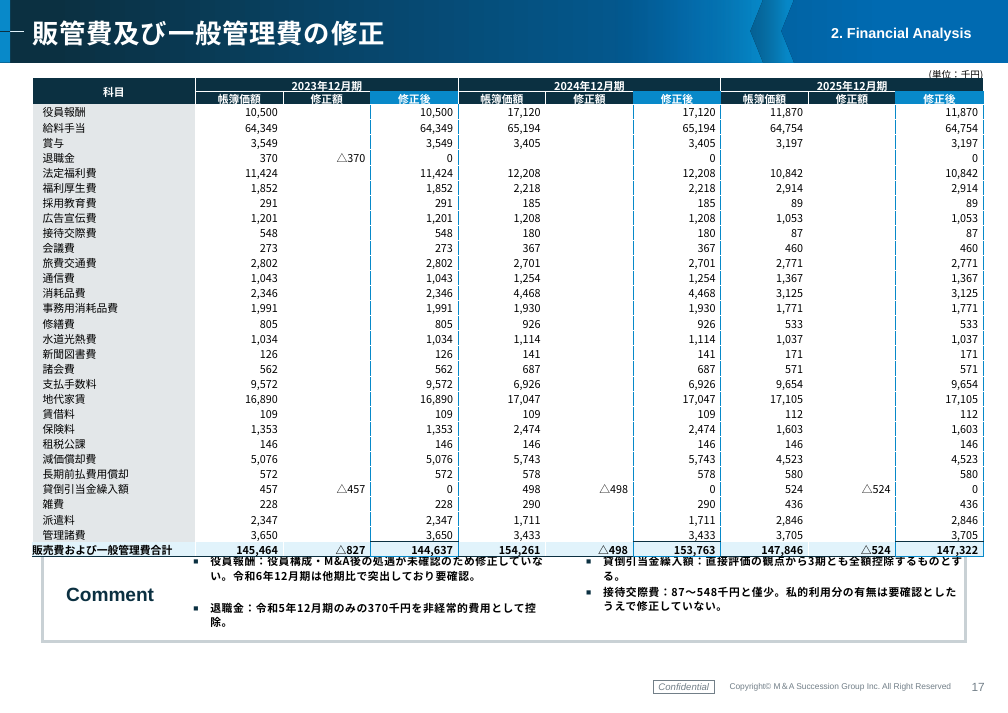
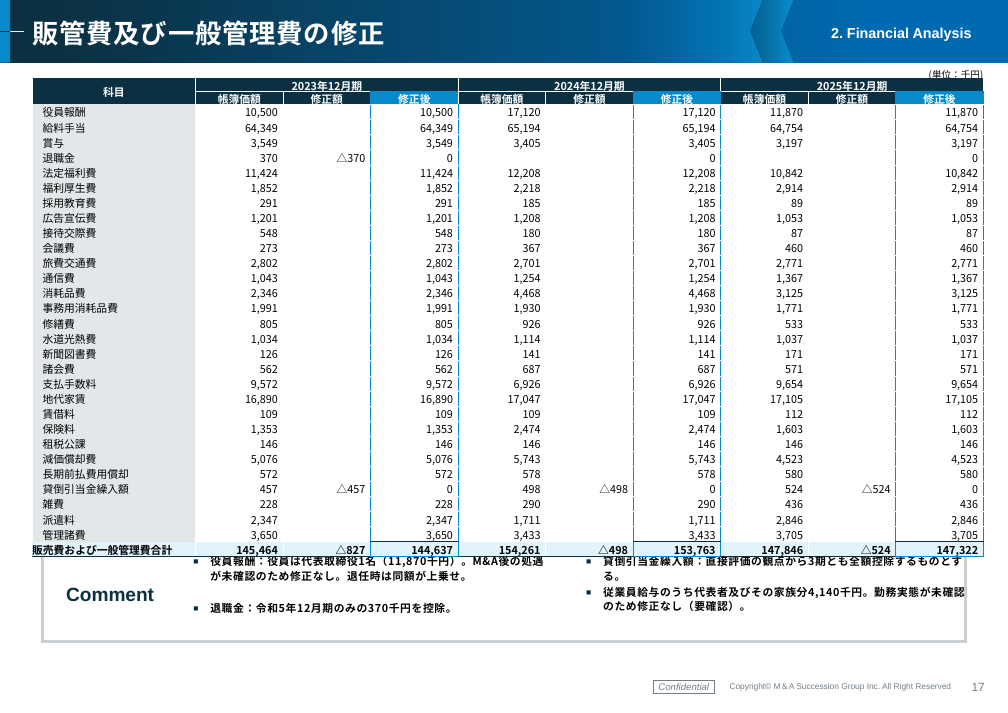
Before and after one commit to keisuketagaito/github-1st, a slide deck: slide 17 of 株式会社ミドリメディカル/株式会社ミドリメディカル_Valuation_Report_260819.pptx. Drawn at 1008x713 pixels with LibreOffice and Linux fonts; fonts in the diff are those of the drawing; background and template pictures are left out. Boxes give left, top, right and bottom in pixels: in the first picture for what was removed or moved away, otherwise in the second. Text is boxed around its words. In the diff, an @@ line names an element or a change of style, - is before the commit and + after.

```diff
--- a/株式会社ミドリメディカル/株式会社ミドリメディカル_Valuation_Report_260819.pptx
+++ b/株式会社ミドリメディカル/株式会社ミドリメディカル_Valuation_Report_260819.pptx
@@ text at [210,554,543,613]: text changed @@
-■ 役員報酬：役員構成・M&A後の処遇が未確認のため修正していない。令和6年12月期は他期比で突出しており要確認。
-■ 退職金：令和5年12月期のみの370千円を非経常的費用として控除。
+■ 役員報酬：役員は代表取締役1名（11,870千円）。M&A後の処遇が未確認のため修正なし。退任時は同額が上乗せ。
+■ 退職金：令和5年12月期のみの370千円を控除。
@@ text at [603,585,965,611]: text changed @@
-■ 接待交際費：87〜548千円と僅少。私的利用分の有無は要確認としたうえで修正していない。
+■ 従業員給与のうち代表者及びその家族分4,140千円。勤務実態が未確認のため修正なし（要確認）。
```
Also in this commit, not shown: 8 other slides changed, 2 other files.
